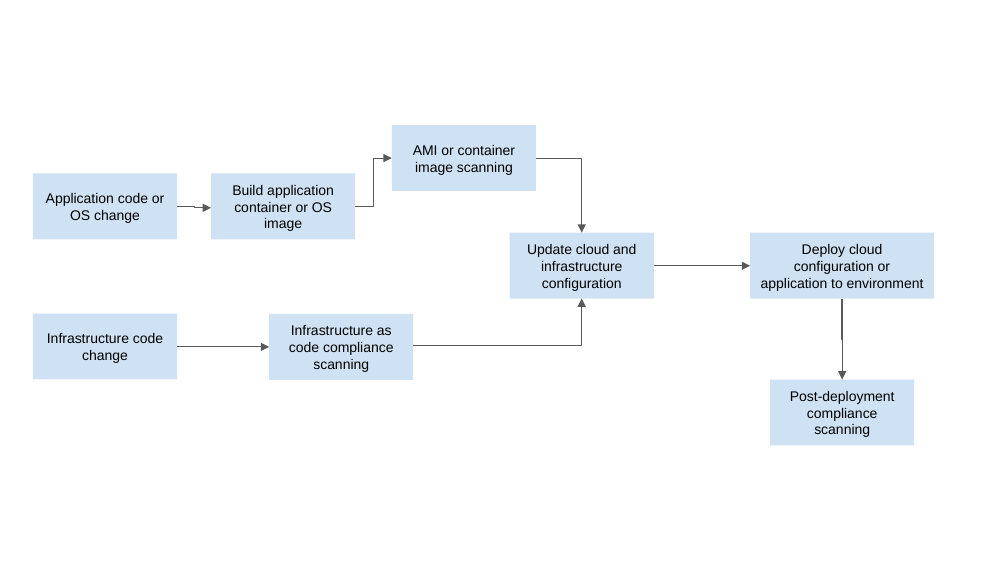
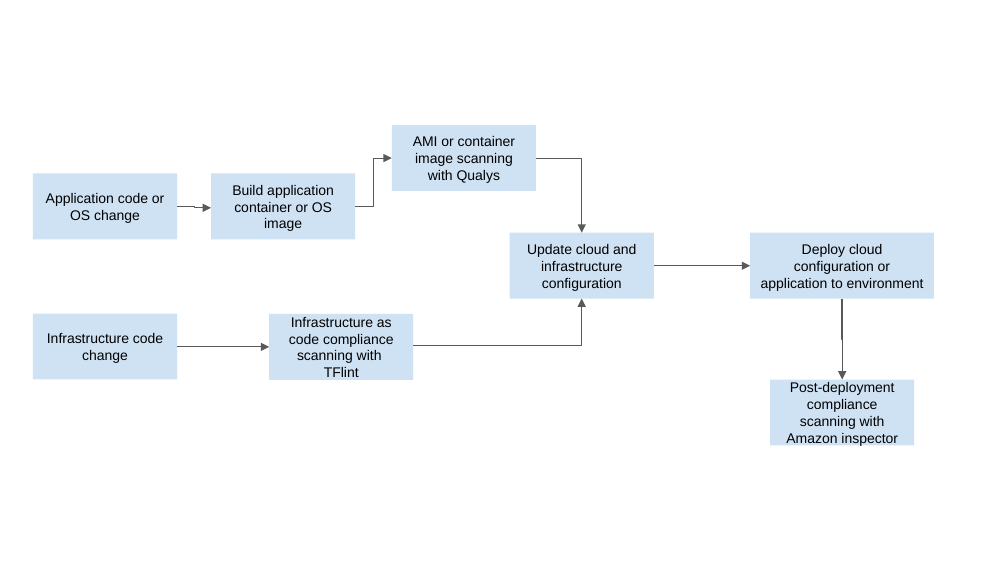
Before and after one commit to transparentdata243/cloud-architect, a slide deck: slide 1 of securing_recipe_vault/submission/final/DevOpsPipeline.pptx. Drawn at 1008x567 pixels with LibreOffice and Linux fonts; fonts in the diff are those of the drawing. Boxes give left, top, right and bottom in pixels: in the first picture for what was removed or moved away, otherwise in the second. Text is boxed around its words. In the diff, an @@ line names an element or a change of style, - is before the commit and + after.

```diff
--- a/securing_recipe_vault/submission/final/DevOpsPipeline.pptx
+++ b/securing_recipe_vault/submission/final/DevOpsPipeline.pptx
@@ text in rectangle at (428,170,500,183): paragraph added @@
+with Qualys
@@ text in rectangle at (289,317,394,381): text changed @@
-Infrastructure as code compliance scanning
+Infrastructure as code compliance scanning with
+TFlint
@@ text in rectangle at (786,382,898,447): text changed @@
-Post-deployment compliance scanning
+Post-deployment compliance scanning with Amazon inspector
```
Also in this commit, not shown: 7 other files.
